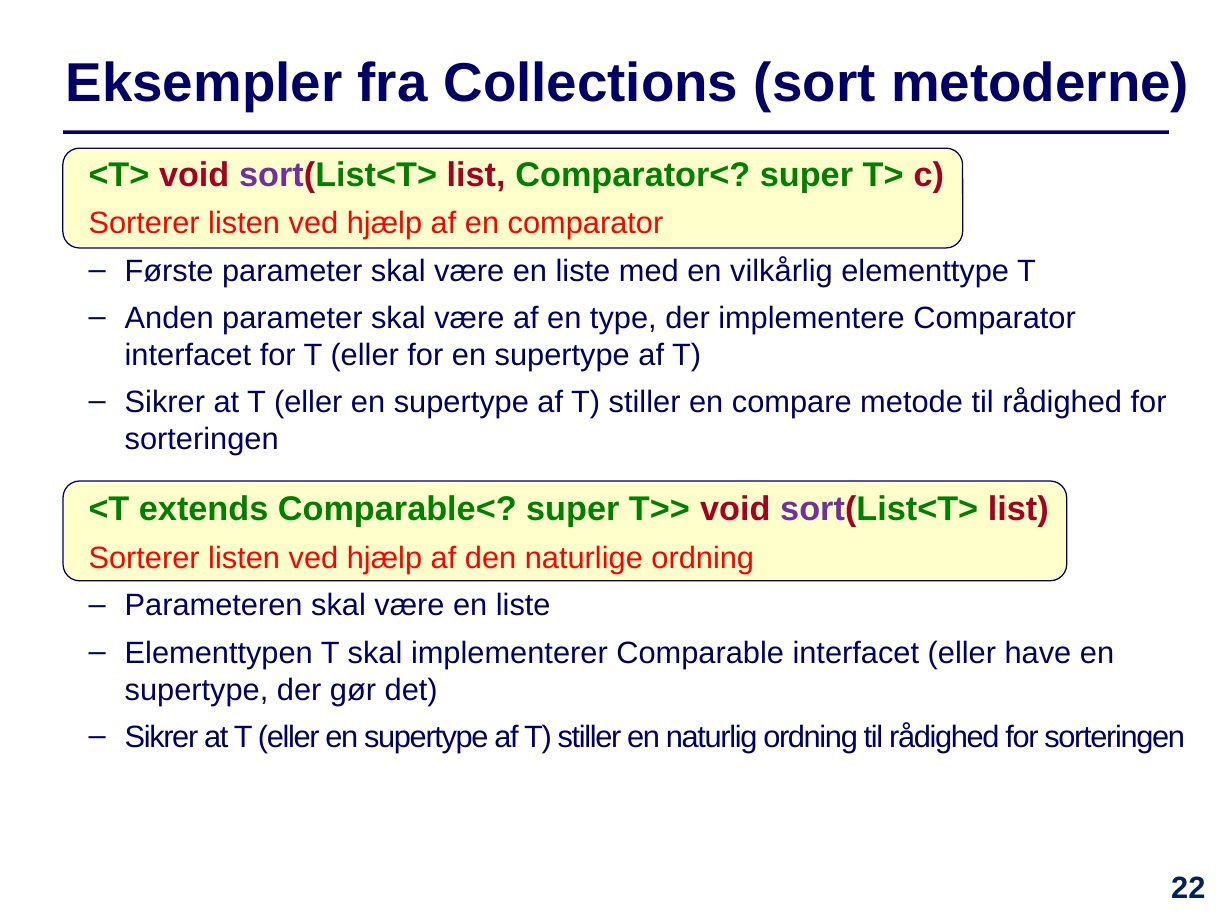
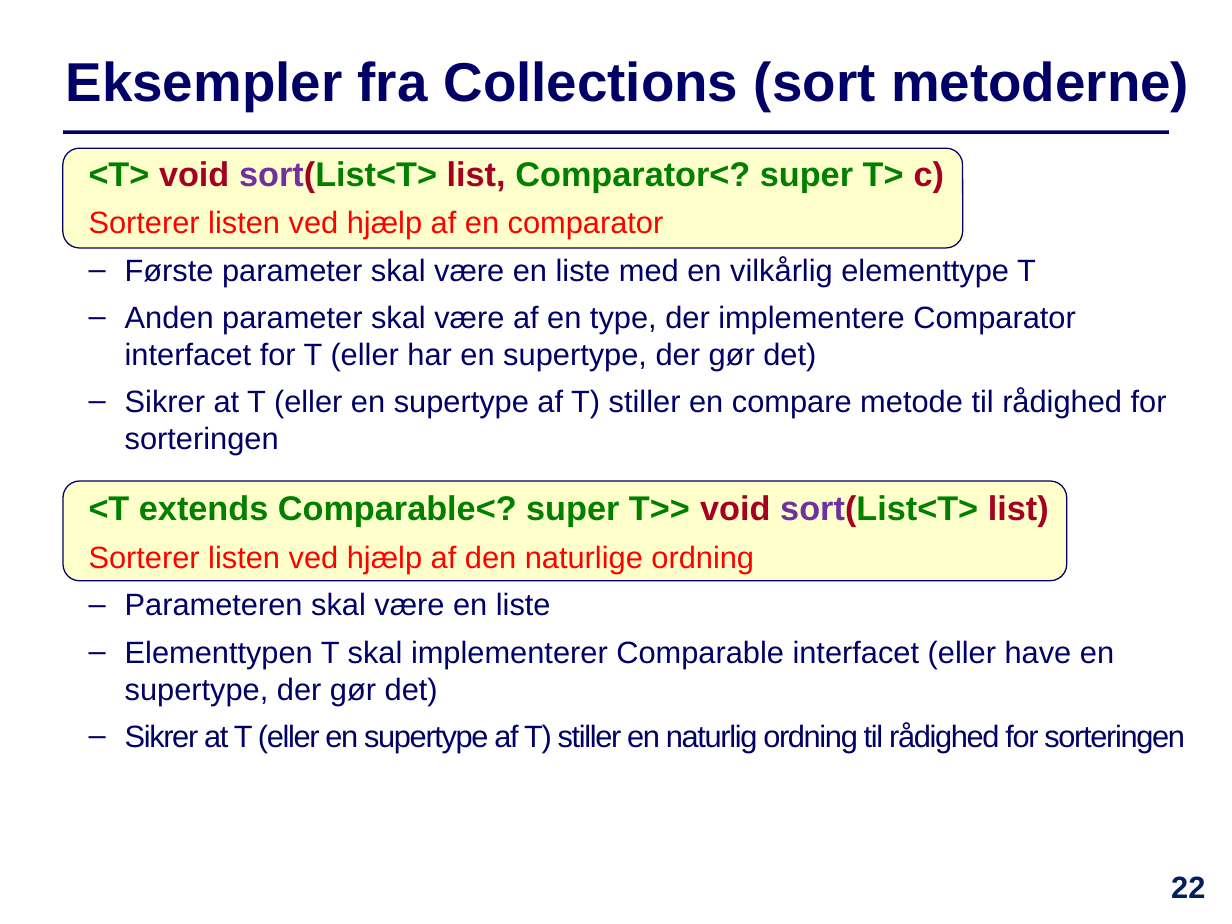
Before and after one commit to IntProgAU/Materiale, a slide deck: slide 22 of web/e22/uge_12/Slides-Uge12.pptx. Drawn at 1232x924 pixels with LibreOffice and Linux fonts; fonts in the diff are those of the drawing. Boxes give left, top, right and bottom in pixels: in the first picture for what was removed or moved away, otherwise in the second. Text is boxed around its words. In the diff, an @@ line names an element or a change of style, - is before the commit and + after.

```diff
--- a/web/e22/uge_12/Slides-Uge12.pptx
+++ b/web/e22/uge_12/Slides-Uge12.pptx
@@ text at [125,305,1076,371]: text changed @@
-  – Anden parameter skal være af en type, der implementere Comparator interfacet for T (eller for en supertype af T)
+  – Anden parameter skal være af en type, der implementere Comparator interfacet for T (eller har en supertype, der gør det)
```
Also in this commit, not shown: 5 other slides changed, 1 other file.
